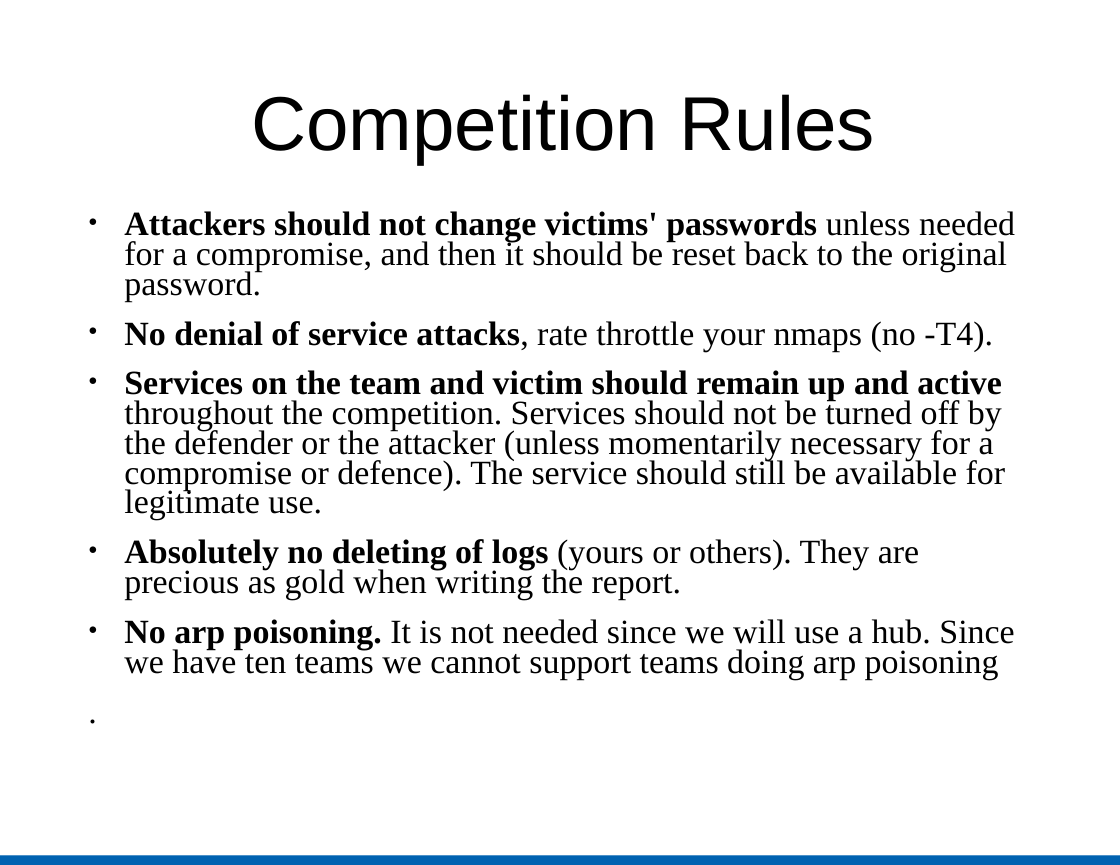
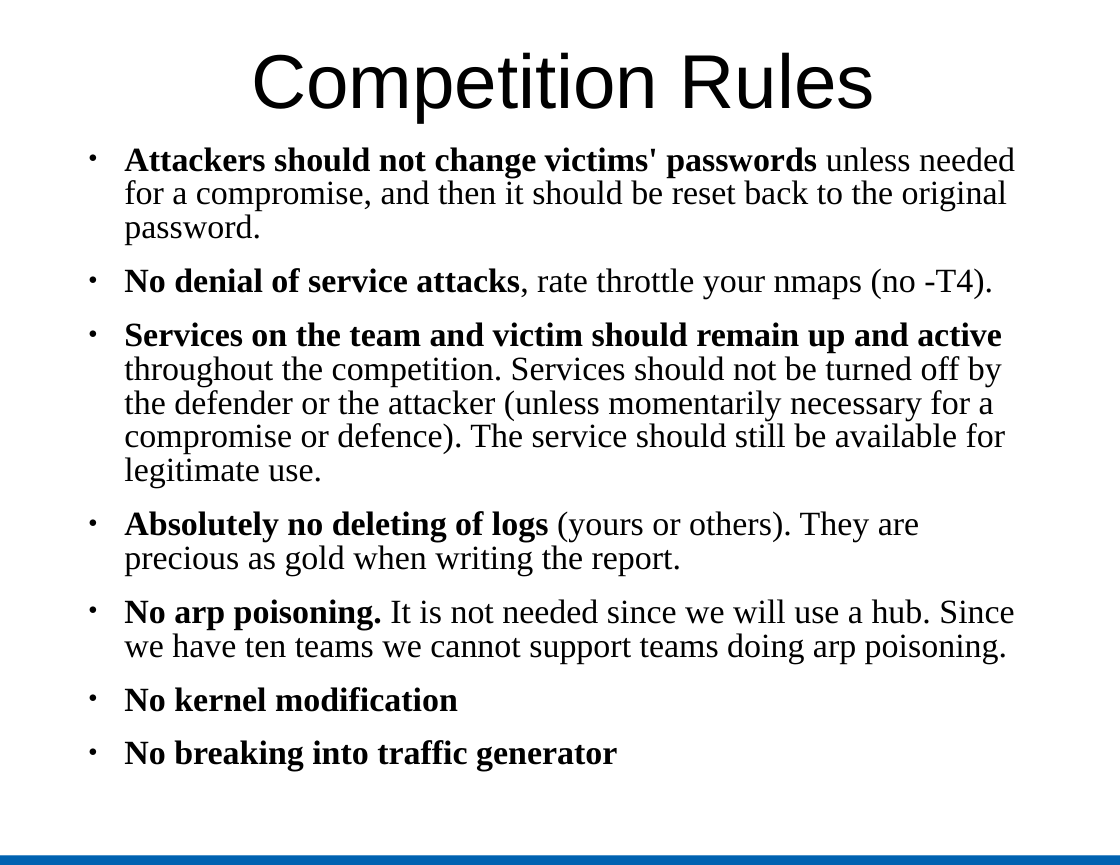
Before and after one commit to troynunnally/NetSecLab, a slide deck: slide 10 of assets/files/NetSecLab.ppt. Drawn at 1120x865 pixels with LibreOffice and Linux fonts; fonts in the diff are those of the drawing. Boxes give left, top, right and bottom in pixels: in the first picture for what was removed or moved away, otherwise in the second. Text is boxed around its words. In the diff, an @@ line names an element or a change of style, - is before the commit and + after.

Commit message:
fully updated. see extended for info
faq updated
rules updated
ppt updated
header.php added - use this for let nav changes
dates updated
report updated
registration page placeholder added

```diff
--- a/assets/files/NetSecLab.ppt
+++ b/assets/files/NetSecLab.ppt
@@ title "Competition Rules": place and size @@
-title "Competition Rules" at [251,94,874,164]
+title "Competition Rules" at [251,52,874,122]
@@ text "Attackers should not change victims' ...": place and size @@
-text "Attackers should not change victims' ..." at [124,211,1015,680]
+text "Attackers should not change victims' ..." at [124,147,1015,772]
@@ text at [124,147,1015,576]: line spacing 0.73 to 0.83 @@
@@ text at [124,599,1014,772]: text changed @@
-● No arp poisoning. It is not needed since we will use a hub. Since we have ten teams we cannot support teams doing arp poisoning
-.
+● No arp poisoning. It is not needed since we will use a hub. Since we have ten teams we cannot support teams doing arp poisoning.
+● No kernel modification
+● No breaking into traffic generator
```
Also in this commit, not shown: 19 other slides changed, 2 slides added, 2 slides removed, 6 other files.
